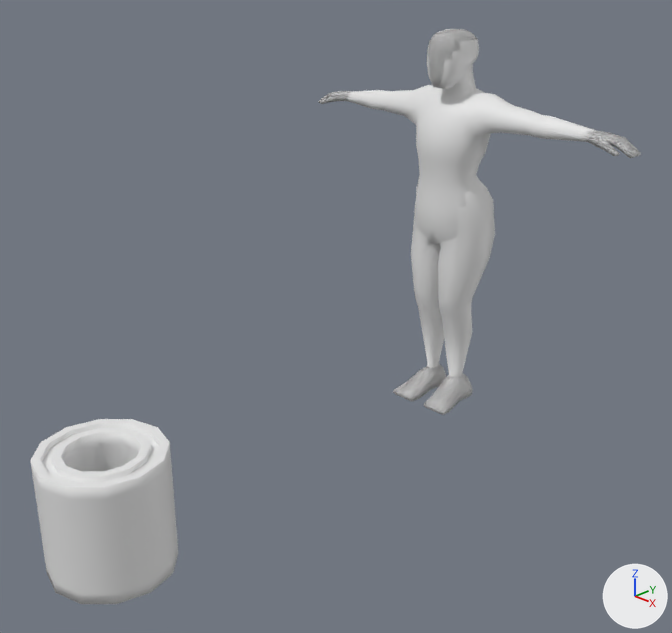
A saved change to the Blender file assets/items/filter/filter.blend.
Rendered twice from a 50 mm lens placed at (2.73, -1.5, 2.29), pointed at (0.17, 1.05, 0.78). Arrows for +X, +Y and +Z are at lower right; the lights stay in place.

In view in the first picture: 'Cylinder', 'Person.F', 'Person.M'.
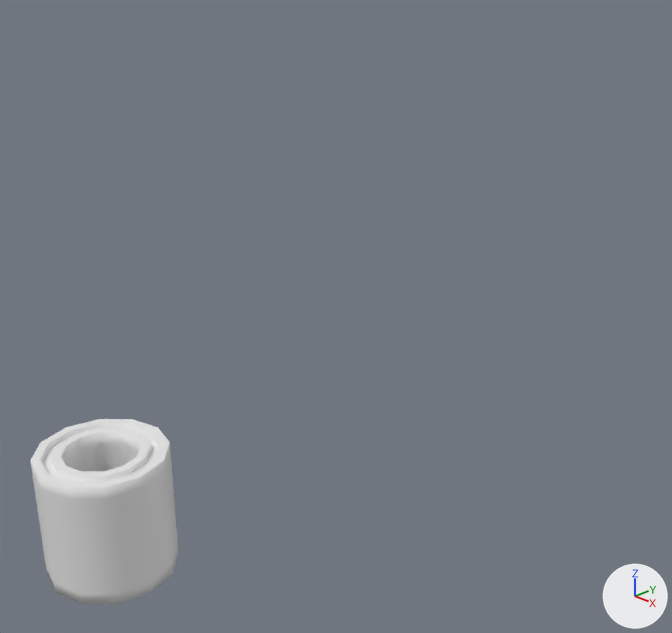
What differs and where, as boxes (x1, y1, x2, y2) in the pictures (672 x 633 px):
'Person.F', deleted: before (318, 29, 641, 415)
'Person.M', deleted: before (347, 40, 594, 247)

Edits to the bpy script that builds the scene:
```text
Remove ob_person_m:
    ob_person_m = bpy.data.objects.new('Person.M', me_person)
    ob_person_m.location = (0.0, 2.0, 0.0)
Remove ob_person_f:
    ob_person_f = bpy.data.objects.new('Person.F', me_person_001)
    ob_person_f.location = (0.0, 2.0, 0.0)
```
